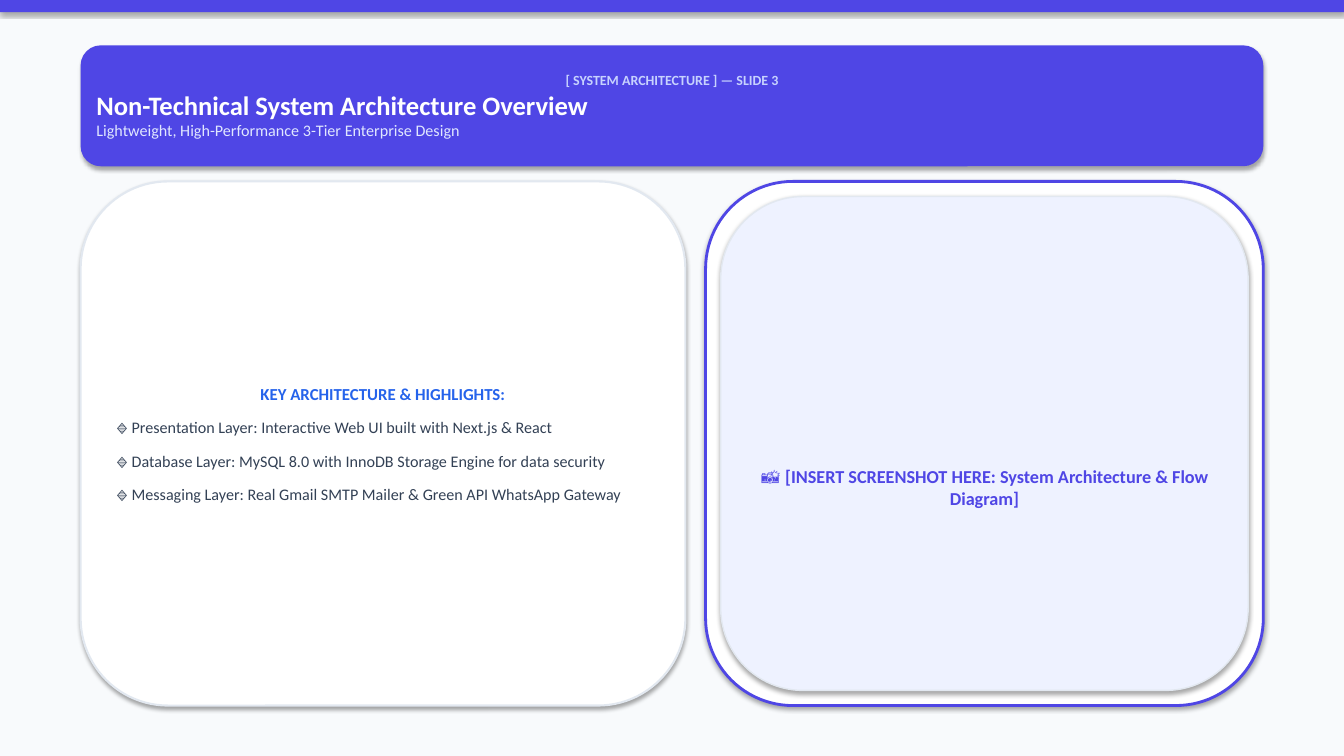
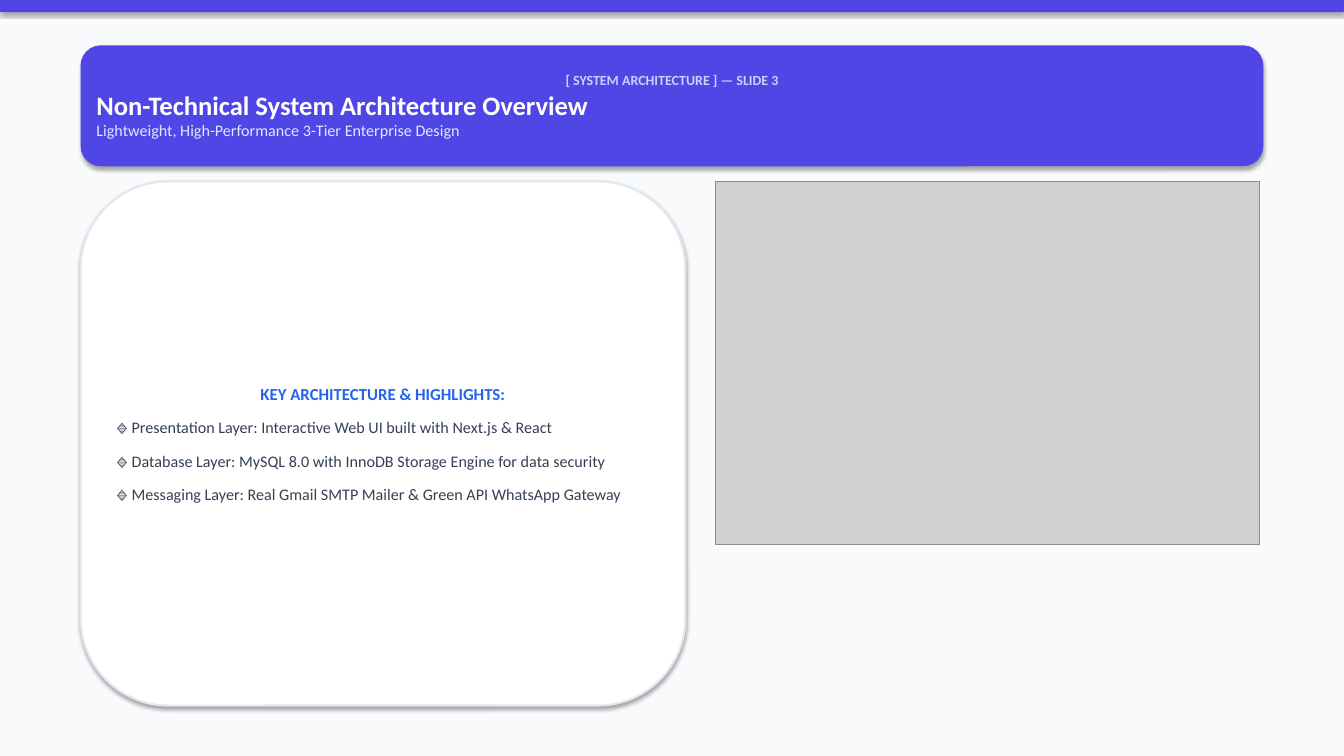
Before and after one commit to VishalMishraCSE/meeting-room-booking-system, a slide deck: slide 3 of document/PRESENTATION_DECK_SLIDES.pptx. Drawn at 1344x756 pixels with LibreOffice and Linux fonts; fonts in the diff are those of the drawing; grey boxes stand for pictures. Boxes give left, top, right and bottom in pixels: in the first picture for what was removed or moved away, otherwise in the second. Text is boxed around its words. In the diff, an @@ line names an element or a change of style, - is before the commit and + after.

```diff
--- a/document/PRESENTATION_DECK_SLIDES.pptx
+++ b/document/PRESENTATION_DECK_SLIDES.pptx
@@ rounded rectangle removed at (x1=706, y1=181, x2=1263, y2=706) @@
@@ picture added at (x1=716, y1=181, x2=1260, y2=544) @@
@@ rounded rectangle removed at (x1=721, y1=197, x2=1248, y2=691) @@
-📸 [INSERT SCREENSHOT HERE: System Architecture & Flow Diagram]
```
Also in this commit, not shown: 17 other slides changed, 3 other files.
